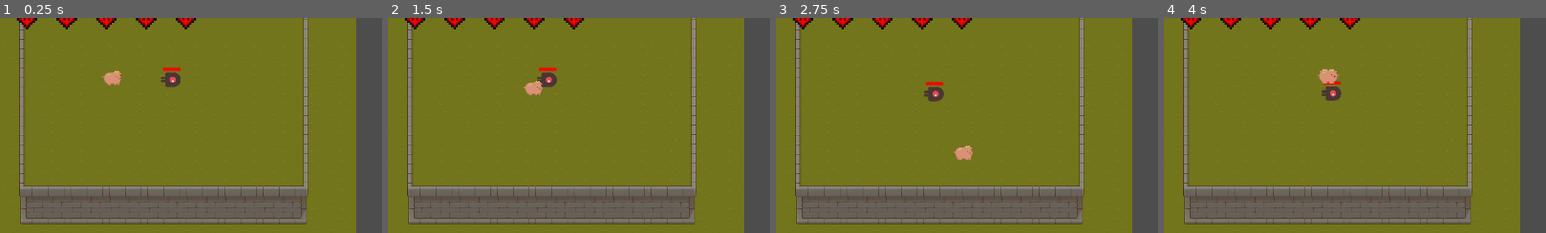
Above: before the commit, frames 1-4 (left to right).
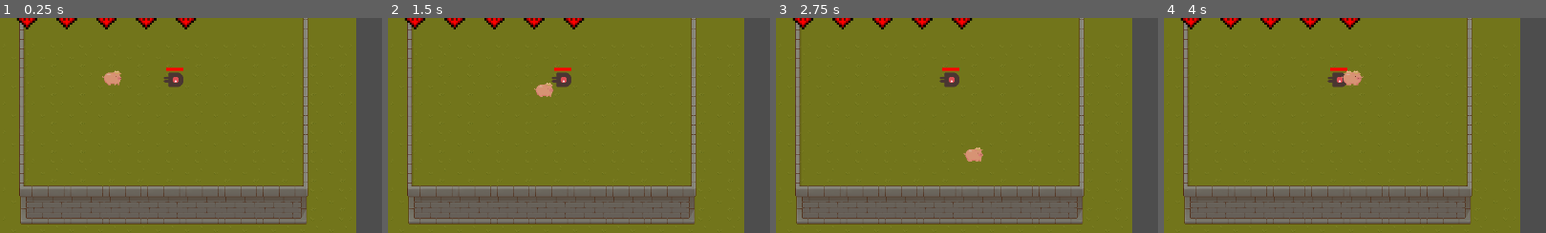
Above: after the commit, the same moments.

Repository: JasonLee4/MaizeRunnerGame
Game: Godot game, scene res://scenes/levels/boss_level.tscn
Same seed, same stepped clock (60 frames per second), same inputs: the game is played once before the commit and once after it. This scene is started directly instead of the project's main scene.
Inputs (mouse positions are % of the whole screen's width and height, from its top left):
- Up to frame 1 (0.25 s): no input
- Up to frame 2 (1.5 s): tap Enter at 0.5 s; move the mouse to (72, 45) at 0.52 s; hold D (right) 0.53-1.28 s; tap Space (dash) at 0.6 s; move the mouse to (30, 55) at 1.27 s; hold S (down) from 1.28 s (still down); tap F (advance_dialogue) at 1.35 s
- Up to frame 3 (2.75 s): tap Space (dash) at 1.55, 2.1 s; move the mouse to (60, 28) at 2.02 s; release S (down) at 2.03 s; hold D (right) from 2.03 s (still down)
- Up to frame 4 (4 s): tap Space (dash) at 2.75, 3.05, 3.6 s; move the mouse to (45, 70) at 2.77 s; release D (right) at 2.78 s; hold W (up) 2.78-3.53 s; click (45, 70) at 2.85 s; move the mouse to (80, 65) at 3.52 s; hold A (left) from 3.53 s (still down)
The pictures show only the part of the screen within x 0-50%, y 6-55%; the shares and areas given below are measured in that part.

The runs differ from the first frame. In frame 1, 0.2% of the frame differs, in the area x 42-48%, y 23-33%; in frame 2, 1.0%; in frame 3, 1.1%, in the area x 38-55%, y 23-67%; in frame 4, 1.1%.
Error after the commit: Assertion failed. (res://scripts/States/BossFollowing.gd:14)

Commit message:
added demo level

Diff:
--- a/scenes/characters/cow.gd
+++ b/scenes/characters/cow.gd
@@ -5,8 +5,9 @@
 const lines: Array[String] = [
 	"Hey!",
 	"Wow, you're trying to escape the farm?",
-	"That's crazy...",
-	"Press space to dash!",
+	"You got some chops, for sure.",
+	"I heard there's some baddies ahead...",
+	"Press space to dash, F to pickup items, and LMB to attack!",
 ]
 
 func _unhandled_input(event):
--- a/scenes/characters/cow.tscn
+++ b/scenes/characters/cow.tscn
@@ -137,5 +137,5 @@
 position = Vector2(-3, -1)
 sprite_frames = SubResource("SpriteFrames_suti5")
 animation = &"cowidle"
-frame_progress = 0.164514
+frame_progress = 0.382368
 flip_h = true
--- a/scenes/characters/pig.tscn
+++ b/scenes/characters/pig.tscn
@@ -46,6 +46,22 @@
 "values": [0]
 }
 
+[sub_resource type="Animation" id="Animation_87a35"]
+resource_name = "pigroll"
+length = 0.4
+tracks/0/type = "value"
+tracks/0/imported = false
+tracks/0/enabled = true
+tracks/0/path = NodePath("Roll:frame")
+tracks/0/interp = 1
+tracks/0/loop_wrap = true
+tracks/0/keys = {
+"times": PackedFloat32Array(0, 0.1, 0.2, 0.3, 0.4, 0.8),
+"transitions": PackedFloat32Array(1, 1, 1, 1, 1, 1),
+"update": 1,
+"values": [8, 8, 9, 8, 9, 0]
+}
+
 [sub_resource type="Animation" id="Animation_utpj3"]
 resource_name = "pigwalk"
 length = 0.8
@@ -73,22 +89,6 @@
 "transitions": PackedFloat32Array(1, 1, 1, 1, 1, 1, 1, 1, 1),
 "update": 1,
 "values": [0, 0, 0, 0, 0, 0, 0, 0, 0]
-}
-
-[sub_resource type="Animation" id="Animation_87a35"]
-resource_name = "pigroll"
-length = 0.4
-tracks/0/type = "value"
-tracks/0/imported = false
-tracks/0/enabled = true
-tracks/0/path = NodePath("Roll:frame")
-tracks/0/interp = 1
-tracks/0/loop_wrap = true
-tracks/0/keys = {
-"times": PackedFloat32Array(0, 0.1, 0.2, 0.3, 0.4, 0.8),
-"transitions": PackedFloat32Array(1, 1, 1, 1, 1, 1),
-"update": 1,
-"values": [8, 8, 9, 8, 9, 0]
 }
 
 [sub_resource type="AnimationLibrary" id="AnimationLibrary_07awo"]
--- a/scenes/enemies/cornpirate.gd
+++ b/scenes/enemies/cornpirate.gd
@@ -5,7 +5,7 @@
 
 
 
-@onready var pig = get_parent().get_node("Pig")
+@onready var pig = owner.get_node("Pig")
 var pig_position
 var target_position
 
--- a/scenes/enemies/followingEnemy.gd
+++ b/scenes/enemies/followingEnemy.gd
@@ -3,12 +3,12 @@
 #Variables for enemy movement
 var pig_position
 var target_position
-@onready var pig = get_parent().get_node("Pig")
+@onready var pig = owner.get_node("Pig")
 
 func move():
-	if(pig != null):
-		pig_position  = pig.global_position
-		target_position = (pig_position-position).normalized()
+	assert(pig != null)
+	pig_position  = pig.global_position
+	target_position = (pig_position-position).normalized()
 
 	if pig_position.x < position.x:
 		$Sprite2D.flip_v = true
--- /dev/null
+++ b/scenes/levels/demo_level.tscn
@@ -0,0 +1,54 @@
+[gd_scene load_steps=10 format=3 uid="uid://tuqsi5r2tih4"]
+
+[ext_resource type="PackedScene" uid="uid://b34nik2lhbab0" path="res://scenes/dungeon_gen/rooms/rect_room.tscn" id="1_fpp7e"]
+[ext_resource type="PackedScene" uid="uid://glrhtxg4gl54" path="res://scenes/characters/cow.tscn" id="2_wxnl0"]
+[ext_resource type="PackedScene" uid="uid://brr1wrgpu1otg" path="res://scenes/items/weapons/cannon.tscn" id="3_ymexf"]
+[ext_resource type="PackedScene" uid="uid://cj72oa0j0cfj6" path="res://scenes/characters/pig.tscn" id="4_dkg58"]
+[ext_resource type="PackedScene" uid="uid://cmkg6swofcroi" path="res://scenes/enemies/cornpirate.tscn" id="4_vxpqv"]
+[ext_resource type="PackedScene" uid="uid://cx0pvdscatwe5" path="res://scenes/ui/ui.tscn" id="5_824t7"]
+[ext_resource type="PackedScene" uid="uid://cu6fbl27cj8ni" path="res://scenes/enemies/followingEnemy.tscn" id="5_rkaab"]
+[ext_resource type="Script" path="res://scenes/dungeon_gen/Camera2D.gd" id="6_4rllo"]
+[ext_resource type="PackedScene" uid="uid://cyjp1plfm3sc2" path="res://scenes/bosses/boss.tscn" id="6_mhxyc"]
+
+[node name="DemoLevel" type="Node2D"]
+
+[node name="RectRoom2" parent="." instance=ExtResource("1_fpp7e")]
+
+[node name="Cow" parent="RectRoom2" instance=ExtResource("2_wxnl0")]
+position = Vector2(152, -45)
+
+[node name="cannon" parent="RectRoom2" instance=ExtResource("3_ymexf")]
+position = Vector2(153, 27)
+
+[node name="RectRoom3" parent="." instance=ExtResource("1_fpp7e")]
+position = Vector2(560, 0)
+
+[node name="cornpirate" parent="RectRoom3" instance=ExtResource("4_vxpqv")]
+position = Vector2(-93, -56)
+
+[node name="cornpirate2" parent="RectRoom3" instance=ExtResource("4_vxpqv")]
+position = Vector2(111, -60)
+
+[node name="cornpirate3" parent="RectRoom3" instance=ExtResource("4_vxpqv")]
+position = Vector2(-95, 53)
+
+[node name="cornpirate4" parent="RectRoom3" instance=ExtResource("4_vxpqv")]
+position = Vector2(113, 64)
+
+[node name="FollowingEnemy" parent="RectRoom3" instance=ExtResource("5_rkaab")]
+position = Vector2(7, 0)
+
+[node name="RectRoom" parent="." instance=ExtResource("1_fpp7e")]
+position = Vector2(560, 439)
+
+[node name="Boss" parent="RectRoom" instance=ExtResource("6_mhxyc")]
+
+[node name="Pig" parent="." instance=ExtResource("4_dkg58")]
+
+[node name="UI" parent="." instance=ExtResource("5_824t7")]
+
+[node name="Camera2D" type="Camera2D" parent="."]
+zoom = Vector2(2.4, 2.4)
+position_smoothing_enabled = true
+position_smoothing_speed = 10.0
+script = ExtResource("6_4rllo")
--- a/scripts/States/BossFollowing.gd
+++ b/scripts/States/BossFollowing.gd
@@ -10,7 +10,8 @@
 
 func enter():
 	followingTime = 0
-	player = boss.get_parent().get_node("Pig")
+	player = owner.get_node("Pig")
+	assert(player != null)
 
 func update(delta: float):
 	if followingTime < followingTotalTime:
Binary file added: assets/spritesheets/cow-idle.png
Not shown, added: assets/spritesheets/cow-idle.png.import
